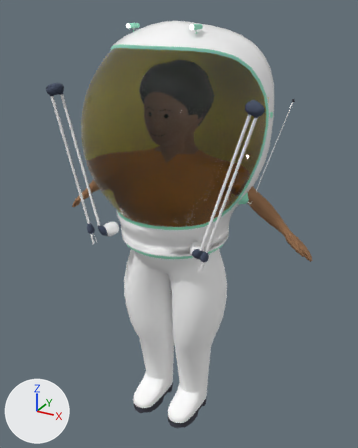
The glTF model Assets/Spacesuit/Spacesuit.glb as it was, and as the next commit left it.
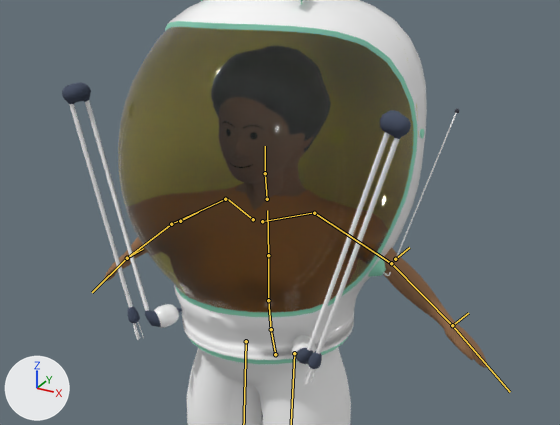
Each version is shown whole from a camera (50 mm lens) standing at (1.052, -1.876, 1.989) and looking at (-0.001, 0.039, 1.031), then close up on the part from 2% to 100% of the width and 7% to 66% of the height. Every picture has the same lights, and +X, +Y and +Z are marked at lower left. Both versions are drawn at frame 0 of the action 'Default'; the numbers are the values there. The bones that bend it are drawn over the model as lines in the close-ups.

Objects in the first close-up: 'Canopy', 'FemaleBody-LOD0', 'MaleBody-LOD0', 'Robotic_Arms', 'Spacesuit_Capsule', 'Spacesuit_Legs'.
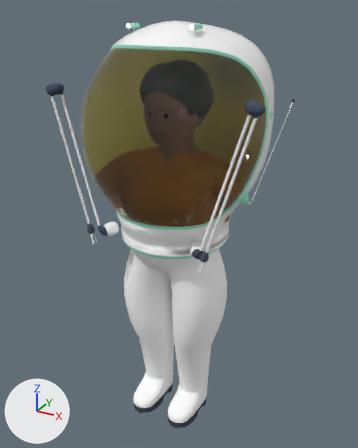
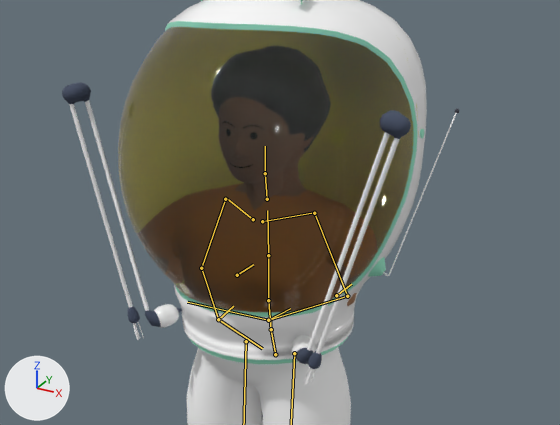
Location of each change, [x1, y1, x2, y2] in pixels of the close-ups (560 x 425 px):
'MaleBody-LOD0', posed: before [104, 237, 487, 420]; after [261, 280, 357, 420]
'FemaleBody-LOD0', posed (not visible afterwards): before [105, 249, 482, 366]
bone 'upper_arm.L', root to tip: before (314, 213) to (391, 263); after (314, 213) to (347, 296)
bone 'forearm.L', root to tip: before (391, 263) to (452, 325); after (347, 296) to (268, 320)
bone 'hand.L', root to tip: before (452, 325) to (510, 392); after (268, 320) to (187, 302)
bone 'upper_arm.R', root to tip: before (225, 199) to (171, 224); after (225, 199) to (201, 268)
bone 'forearm.R', root to tip: before (171, 224) to (127, 258); after (201, 268) to (218, 319)
bone 'hand.R', root to tip: before (127, 258) to (92, 292); after (218, 319) to (262, 348)

Diff of the bpy script that builds the scene:
```diff
--- a/Assets/Spacesuit/Spacesuit.glb.py
+++ b/Assets/Spacesuit/Spacesuit.glb.py
@@ bone_upper_arm_l @@
 bone_upper_arm_l = bpy.data.objects['Female_Player'].pose.bones['upper_arm.L']  # child of 'shoulder.L'
-bone_upper_arm_l.rotation_quaternion = (1.0, 0.0, 0.0, 0.0)  # degrees (0, 0, 0)
+bone_upper_arm_l.rotation_quaternion = (0.947, 0.127, -0.013, -0.295)  # degrees (14, 3, -34)
@@ bone_forearm_l @@
 bone_forearm_l = bpy.data.objects['Female_Player'].pose.bones['forearm.L']  # child of 'upper_arm.L'
-bone_forearm_l.rotation_quaternion = (1.0, 0.0, 0.0, 0.0)  # degrees (0, 0, 0)
+bone_forearm_l.rotation_quaternion = (0.739, 0.557, 0.0, -0.379)  # degrees (65, 25, -38)
@@ bone_hand_l @@
 bone_hand_l = bpy.data.objects['Female_Player'].pose.bones['hand.L']  # child of 'forearm.L'
-bone_hand_l.rotation_quaternion = (1.0, 0.0, 0.0, 0.0)  # degrees (0, 0, 0)
+bone_hand_l.rotation_quaternion = (0.965, 0.134, 0.12, -0.188)  # degrees (13, 16, -20)
@@ bone_upper_arm_r @@
 bone_upper_arm_r = bpy.data.objects['Female_Player'].pose.bones['upper_arm.R']  # child of 'shoulder.R'
-bone_upper_arm_r.rotation_quaternion = (1.0, 0.0, 0.0, 0.0)  # degrees (0, 0, 0)
+bone_upper_arm_r.rotation_quaternion = (0.94, 0.138, 0.005, 0.311)  # degrees (15, -4, 36)
@@ bone_forearm_r @@
 bone_forearm_r = bpy.data.objects['Female_Player'].pose.bones['forearm.R']  # child of 'upper_arm.R'
-bone_forearm_r.rotation_quaternion = (1.0, 0.0, 0.0, 0.0)  # degrees (0, 0, 0)
+bone_forearm_r.rotation_quaternion = (0.793, 0.504, 0.0, 0.343)  # degrees (58, -20, 35)
@@ bone_hand_r @@
 bone_hand_r = bpy.data.objects['Female_Player'].pose.bones['hand.R']  # child of 'forearm.R'
-bone_hand_r.rotation_quaternion = (1.0, 0.0, 0.0, 0.0)  # degrees (0, 0, 0)
+bone_hand_r.rotation_quaternion = (0.979, 0.121, -0.082, 0.142)  # degrees (13, -11, 15)
```
